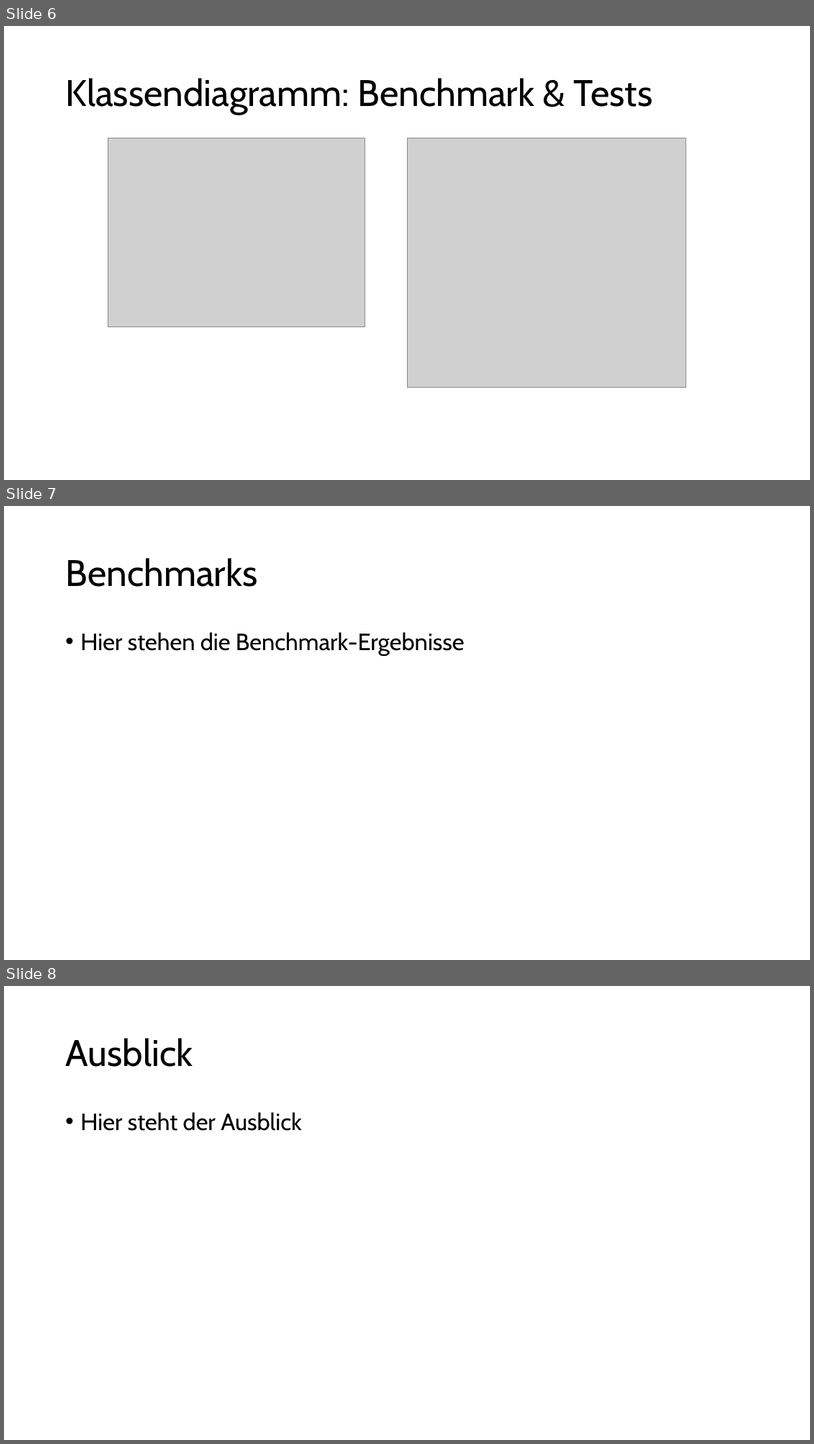
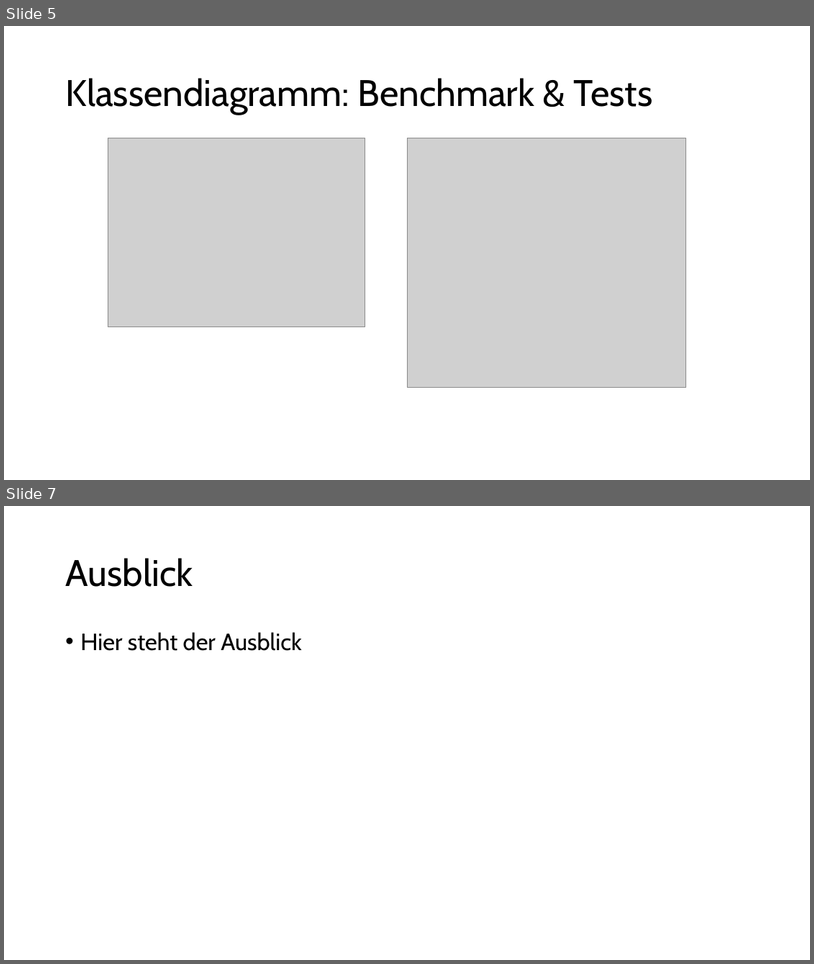
Before and after one commit to patrickzda/chess_engine, a slide deck: PJ_KI_MST1.pptx. Shown one above the other, each under a label of ours: slides 6, 7 and 8 before the commit, slides 5 and 7 after it; the slides between them are not shown. The pictures are 814x1444 and 814x964 pixels, drawn with LibreOffice and Linux fonts; fonts in the diff are those of the drawing; grey boxes stand for pictures. Boxes give left, top, right and bottom in pixels: in the first picture for what was removed or moved away, otherwise in the second. Text is boxed around its words. In the diff, an @@ line names an element or a change of style, - is before the commit and + after.

```diff
--- a/PJ_KI_MST1.pptx
+++ b/PJ_KI_MST1.pptx
@@ slide 7 removed at [4,506,810,960], background #FFFFFF @@
@@ title removed at [65,558,257,587] @@
-Benchmarks
@@ text removed at [80,632,465,656] @@
-• Hier stehen die Benchmark-Ergebnisse
@@ what was slide 6 is now slide 5 @@
@@ what was slide 8 is now slide 7 @@
```
Also in this commit, not shown: 1 slide added, 1 other slide removed, 4 other files.
